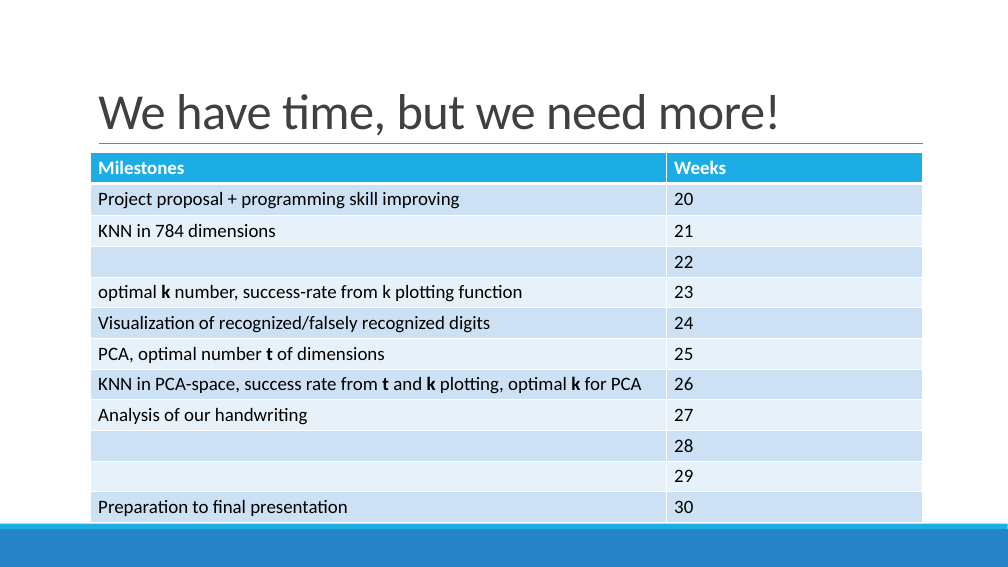
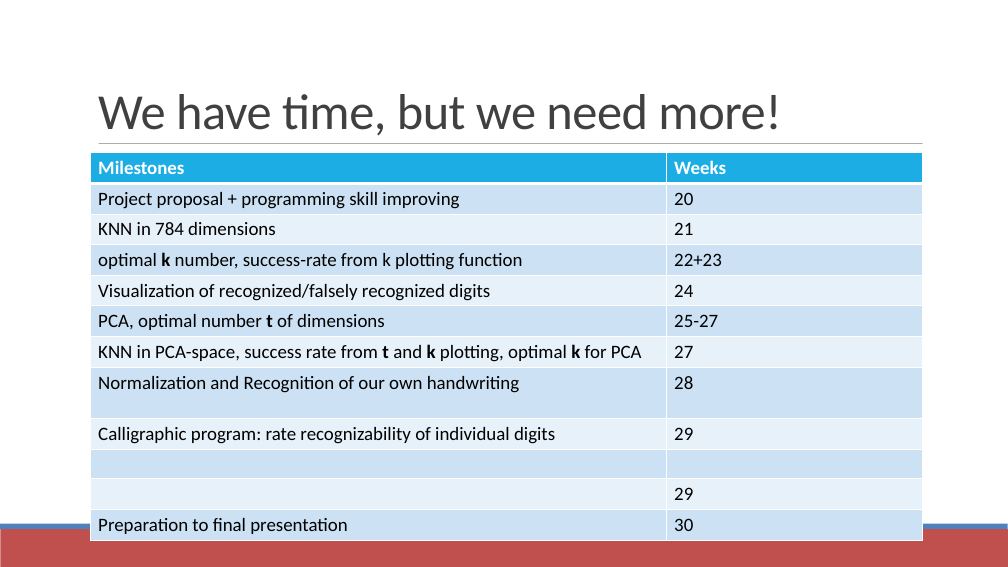
Before and after one commit to datascience-mobi/project-03-group-01, a slide deck: slide 9 of Vortrag1.pptx. Drawn at 1008x567 pixels with LibreOffice and Linux fonts; fonts in the diff are those of the drawing. Boxes give left, top, right and bottom in pixels: in the first picture for what was removed or moved away, otherwise in the second. Text is boxed around its words. In the diff, an @@ line names an element or a change of style, - is before the commit and + after.

```diff
--- a/Vortrag1.pptx
+++ b/Vortrag1.pptx
@@ line (99, 144) - (923, 144): stroke #808080 0.5 pt to #808080 0.51 pt @@
@@ table at box(91, 153, 923, 538) @@
-row 4:  | 22
-row 5: optimal k number, success-rate from k plotting function | 23
+row 4: optimal k number, success-rate from k plotting function | 22+23
-row 7: PCA, optimal number t of dimensions | 25
-row 8: KNN in PCA-space, success rate from t and k plotting, optimal k for PCA | 26
-row 9: Analysis of our handwriting | 27
-row 10:  | 28
+row 6: PCA, optimal number t of dimensions | 25-27
+row 7: KNN in PCA-space, success rate from t and k plotting, optimal k for PCA | 27
+row 8: Normalization and Recognition of our own handwriting | 28
+row 9: Calligraphic program: rate recognizability of individual digits | 29
+row 10:  | 
@@ fill #CDE3F5 to #CCE2F4 in 12 cells @@
@@ fill #E8F1FA to #E7F1F9 in 10 cells @@
@@ borders changed @@
@@ rectangle at box(0, 529, 1008, 567): fill #2683C6 to #C0504D @@
@@ rectangle at box(0, 524, 1008, 529): fill #1CADE4 to #4F81BD @@
```
Also in this commit, not shown: 8 other slides changed.
